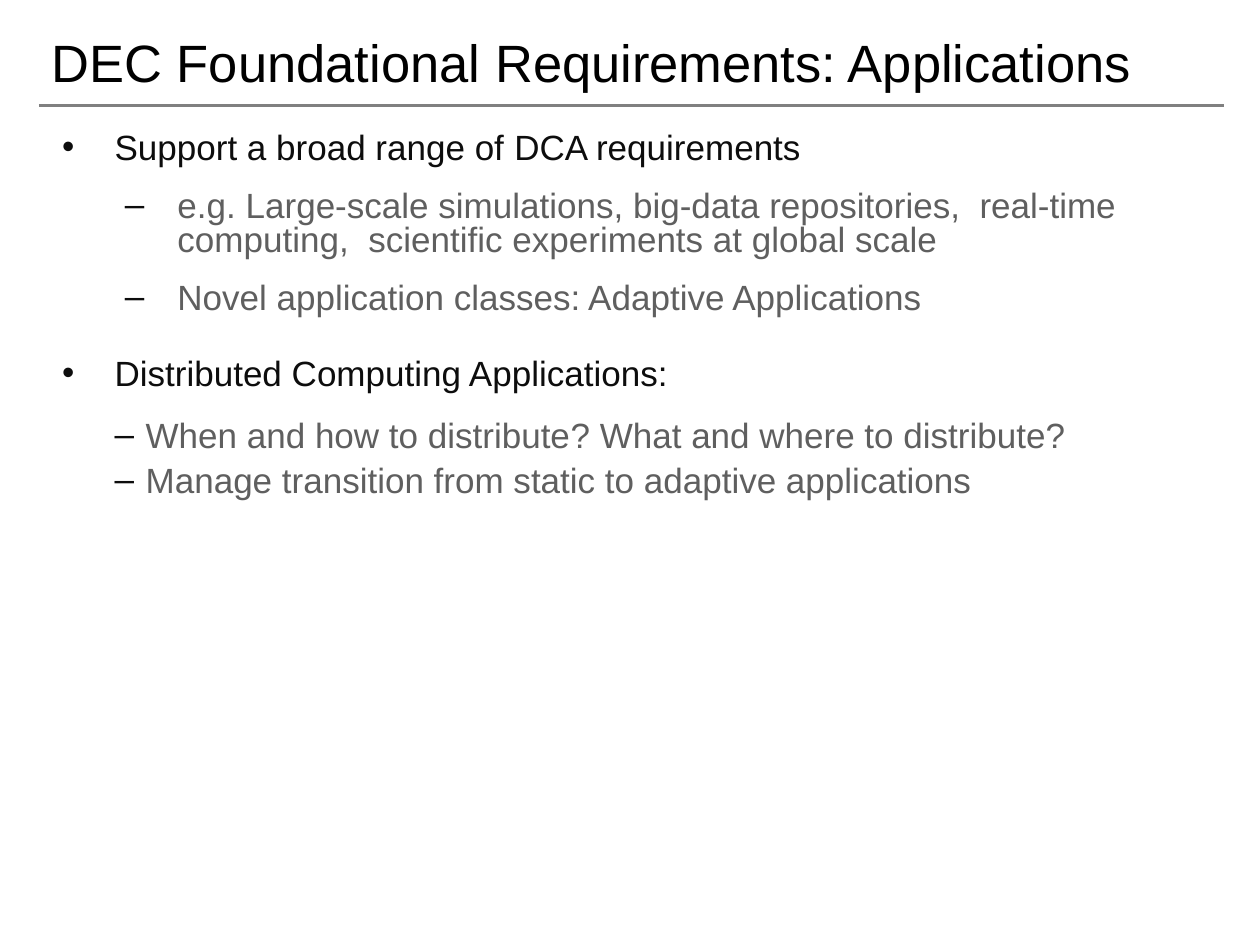
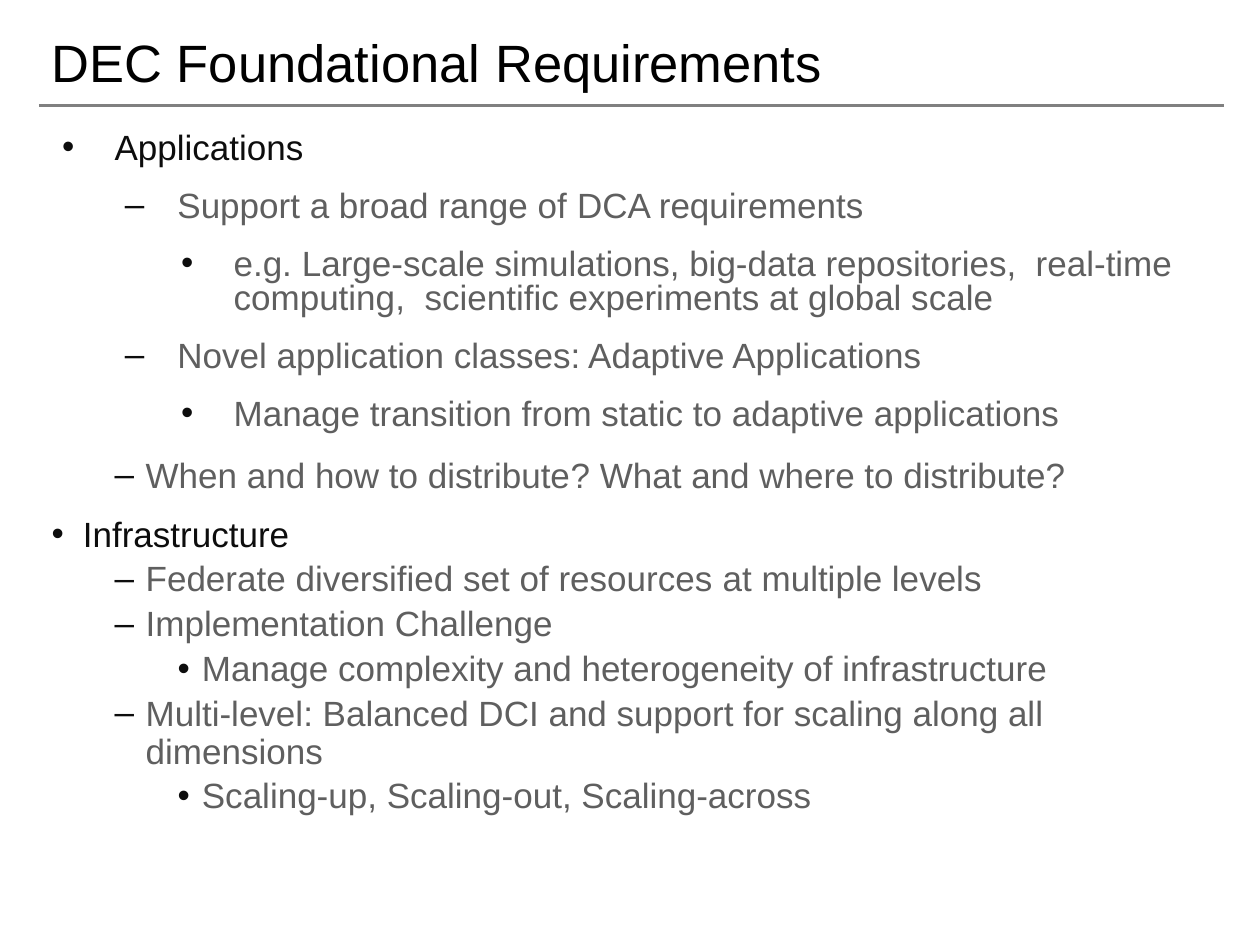
Before and after one commit to saga-project/NGMW, a slide deck: slide 5 of presentations/radical-modsim.pptx. Drawn at 1260x945 pixels with LibreOffice and Linux fonts; fonts in the diff are those of the drawing; background and template pictures are left out. Boxes give left, top, right and bottom in pixels: in the first picture for what was removed or moved away, otherwise in the second. Text is boxed around its words. In the diff, an @@ line names an element or a change of style, - is before the commit and + after.

```diff
--- a/presentations/radical-modsim.pptx
+++ b/presentations/radical-modsim.pptx
@@ title at (x1=51, y1=44, x2=822, y2=93): text changed @@
-DEC Foundational Requirements: Applications
+DEC Foundational Requirements
@@ text at (x1=115, y1=134, x2=304, y2=167): paragraph added @@
+• Applications
@@ text at (x1=177, y1=192, x2=1172, y2=317): text colour #0D0D0D to #5F5F5F in "Support a broad range of DCA requirements"; bullet • to –; list level 1 to 2 in "Support a broad range of ..."; bullet – to •; list level 2 to 3 in "e.g. Large-scale simulations, big-data repositories, ..." @@
@@ text at (x1=234, y1=400, x2=1059, y2=433): text changed; text colour #0D0D0D to #5F5F5F @@
-• Distributed Computing Applications:
+    • Manage transition from static to adaptive applications
@@ text at (x1=83, y1=521, x2=1046, y2=815): text changed @@
-  – Manage transition from static to adaptive applications
+• Infrastructure
+  – Federate diversified set of resources at multiple levels
+  – Implementation Challenge
+    • Manage complexity and heterogeneity of infrastructure
+  – Multi-level: Balanced DCI and support for scaling along all dimensions
+    • Scaling-up, Scaling-out, Scaling-across
```
Also in this commit, not shown: 10 other slides changed, 2 slides removed.
